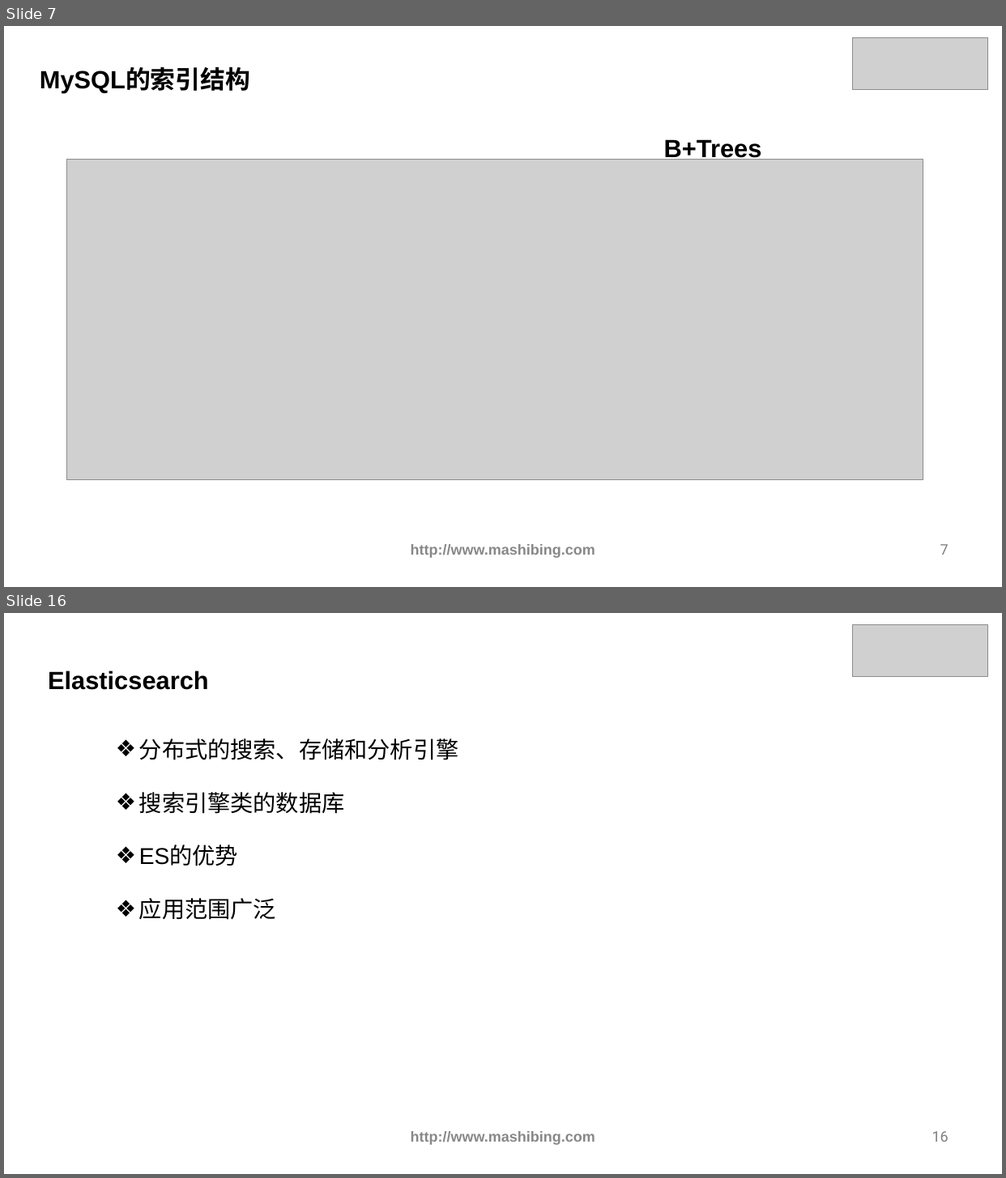
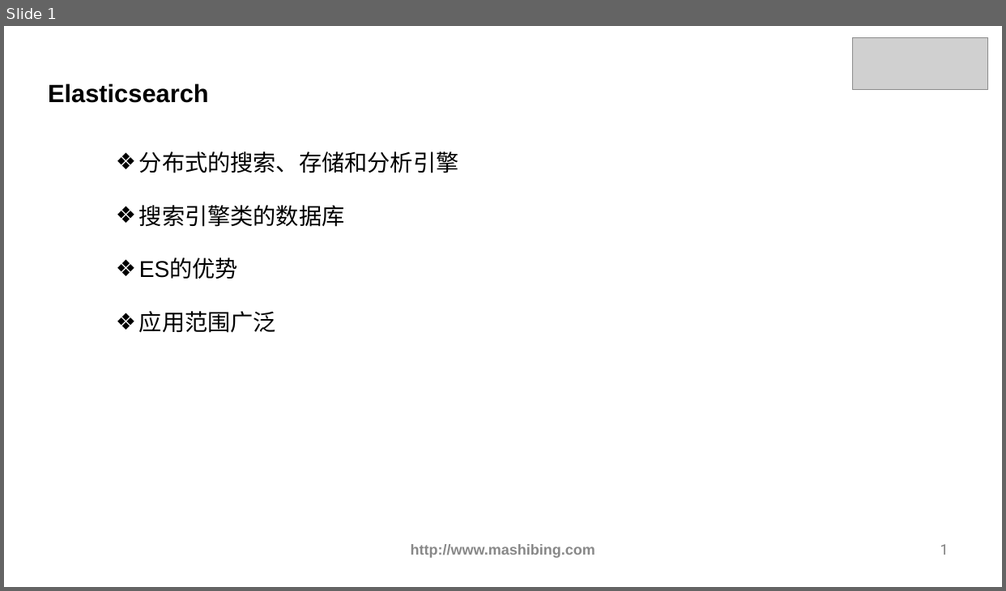
Before and after one commit to ybbstudy/Elastic-Stack, a slide deck: 1 核心知识篇/03-核心概念/课件/核心概念.pptx. Shown one above the other, each under a label of ours: slides 7 and 16 before the commit, slide 1 after it; the slides between them are not shown. The pictures are 1006x1178 and 1006x591 pixels, drawn with LibreOffice and Linux fonts; fonts in the diff are those of the drawing; grey boxes stand for pictures. Boxes give left, top, right and bottom in pixels: in the first picture for what was removed or moved away, otherwise in the second. Text is boxed around its words. In the diff, an @@ line names an element or a change of style, - is before the commit and + after.

Commit message:
更改课程目录结构

```diff
--- a/1 核心知识篇/03-核心概念/课件/核心概念.pptx
+++ b/1 核心知识篇/03-核心概念/课件/核心概念.pptx
@@ slide 7 removed at (4, 26, 1002, 587), background #FFFFFF @@
@@ picture removed at (852, 37, 987, 90) @@
@@ text removed at (40, 69, 250, 93) @@
-MySQL的索引结构
@@ text removed at (664, 139, 762, 162) @@
-B+Trees
@@ picture removed at (67, 160, 923, 480) @@
@@ text removed at (411, 544, 595, 558) @@
-http://www.mashibing.com
@@ page number removed at (940, 544, 948, 555) @@
-7
@@ what was slide 16 is now slide 1 @@
@@ page number at (940, 544, 948, 555): text changed @@
-16
+1
```
Also in this commit, not shown: 14 other slides removed, 38 other files.
